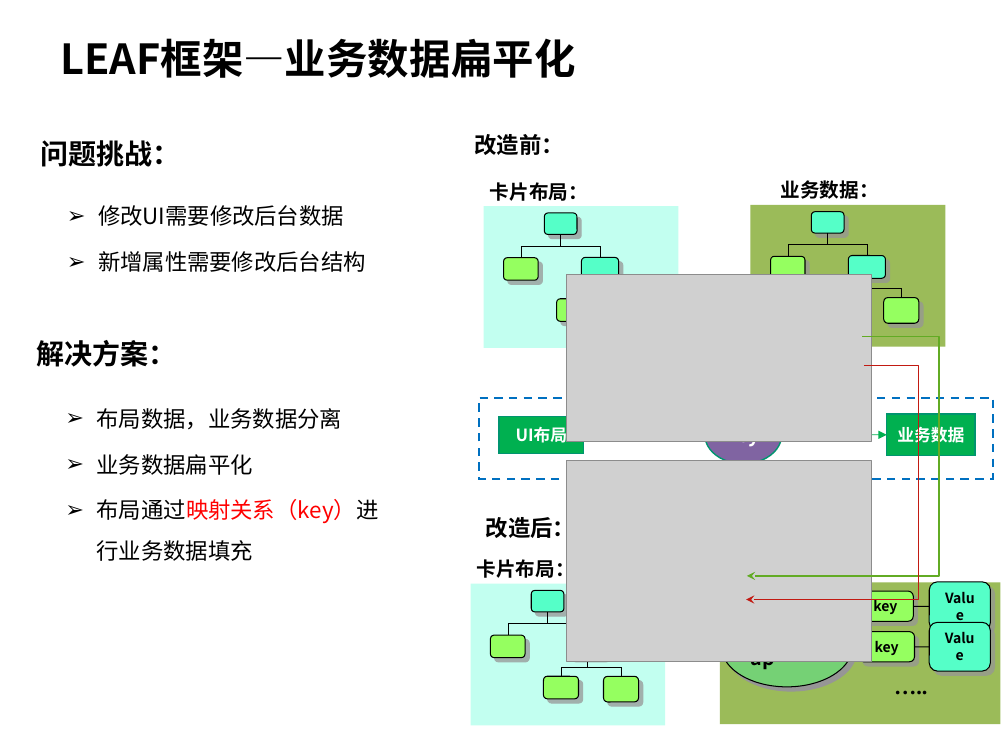
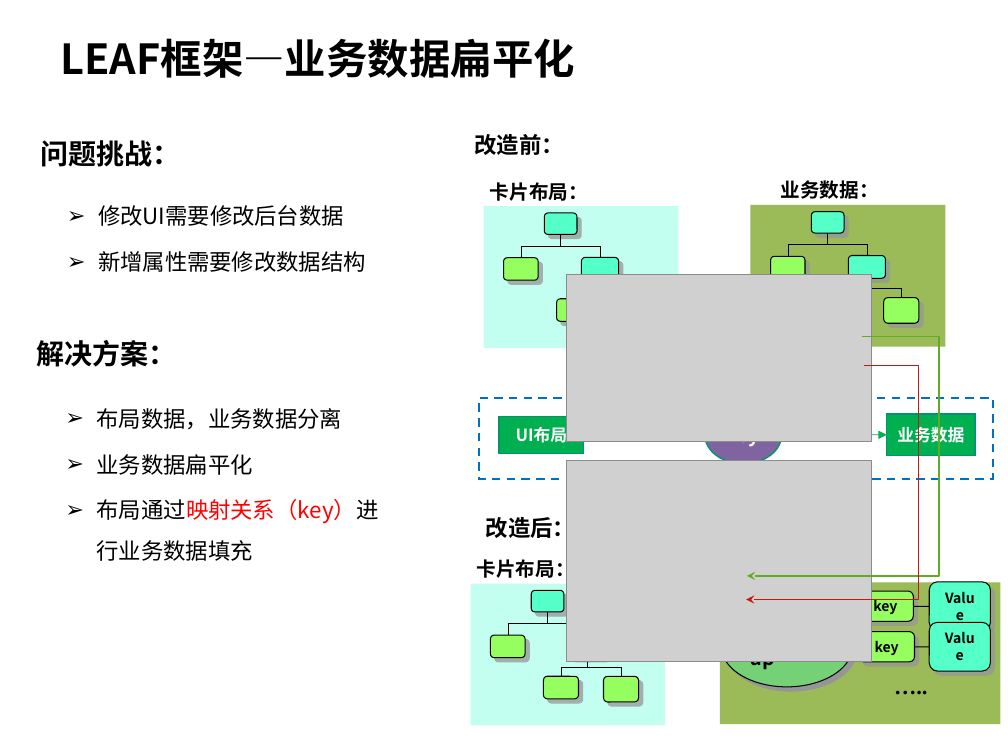
Before and after one commit to hamlingong/data, a slide deck: slide 14 of promote/龚海龙-v1.0.ppt. Drawn at 1008x756 pixels with LibreOffice and Linux fonts; fonts in the diff are those of the drawing; grey boxes stand for pictures; background and template pictures are left out. Boxes give left, top, right and bottom in pixels: in the first picture for what was removed or moved away, otherwise in the second. Text is boxed around its words. In the diff, an @@ line names an element or a change of style, - is before the commit and + after.

```diff
--- a/promote/龚海龙-v1.0.ppt
+++ b/promote/龚海龙-v1.0.ppt
@@ text at [98,251,366,272]: text changed @@
-  ➢ 新增属性需要修改后台结构
+  ➢ 新增属性需要修改数据结构
```
Also in this commit, not shown: 8 other slides changed.
